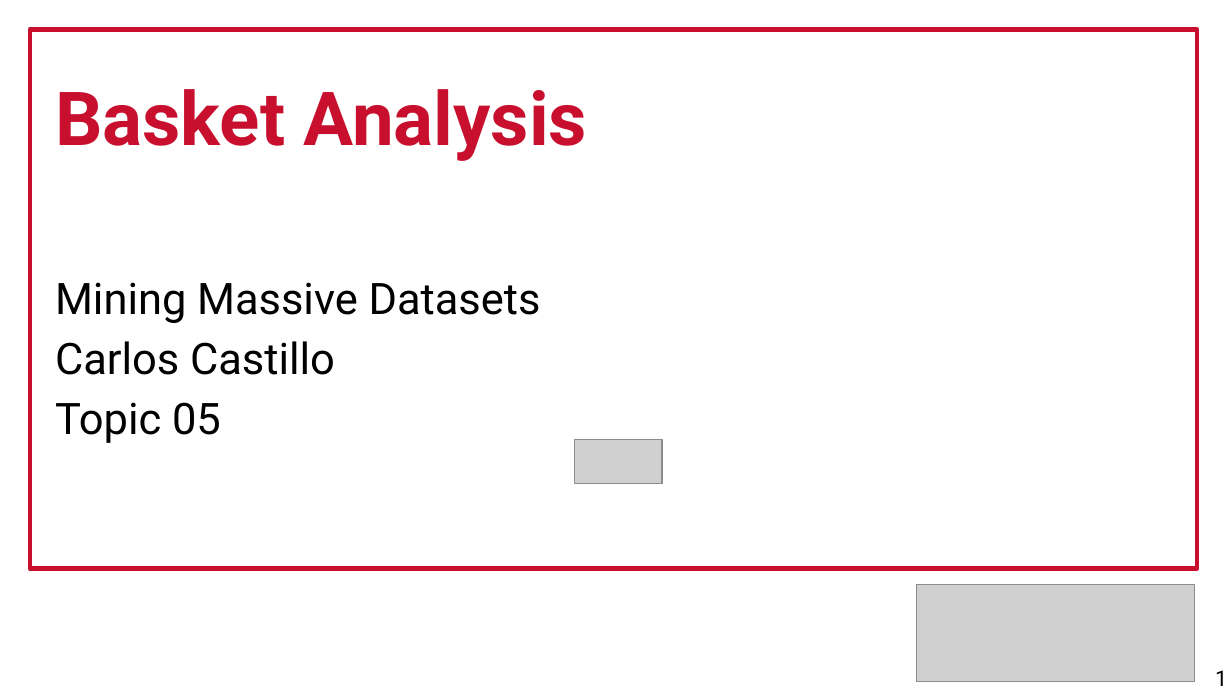
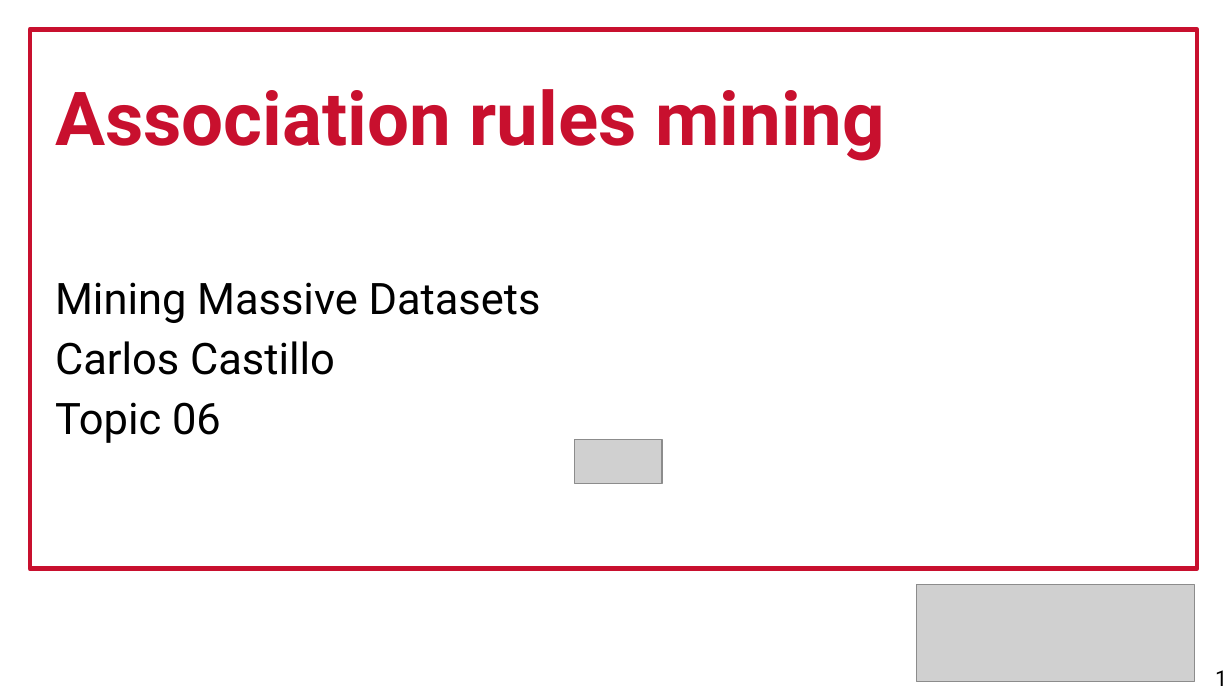
Before and after one commit to chatox/data-mining-course, a slide deck: slide 1 of theory/tt06_association_rule_mining.odp. Drawn at 1232x693 pixels with LibreOffice and Linux fonts; fonts in the diff are those of the drawing; grey boxes stand for pictures. Boxes give left, top, right and bottom in pixels: in the first picture for what was removed or moved away, otherwise in the second. Text is boxed around its words. In the diff, an @@ line names an element or a change of style, - is before the commit and + after.

```diff
--- a/theory/tt06_association_rule_mining.odp
+++ b/theory/tt06_association_rule_mining.odp
@@ text at (55, 89, 885, 161): text changed @@
-Basket Analysis
+Association rules mining
@@ text at (55, 402, 221, 443): text changed @@
-Topic 05
+Topic 06
```
Also in this commit, not shown: 5 other slides changed, 32 slides removed, 1 other file.
